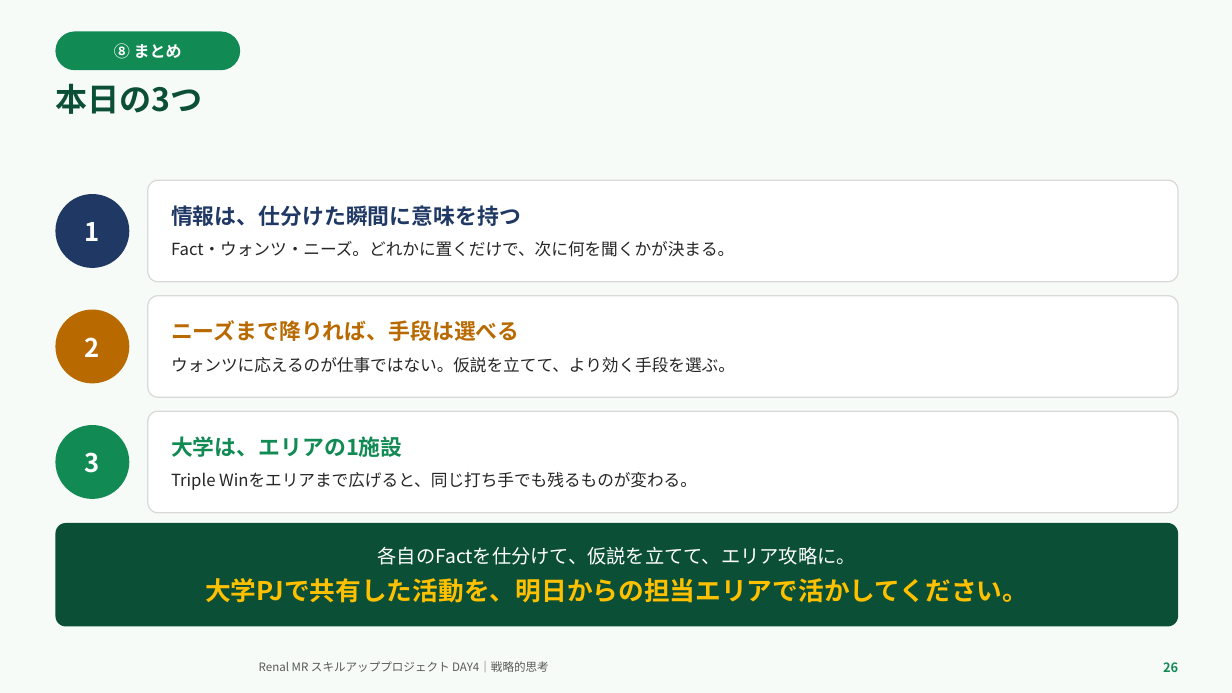
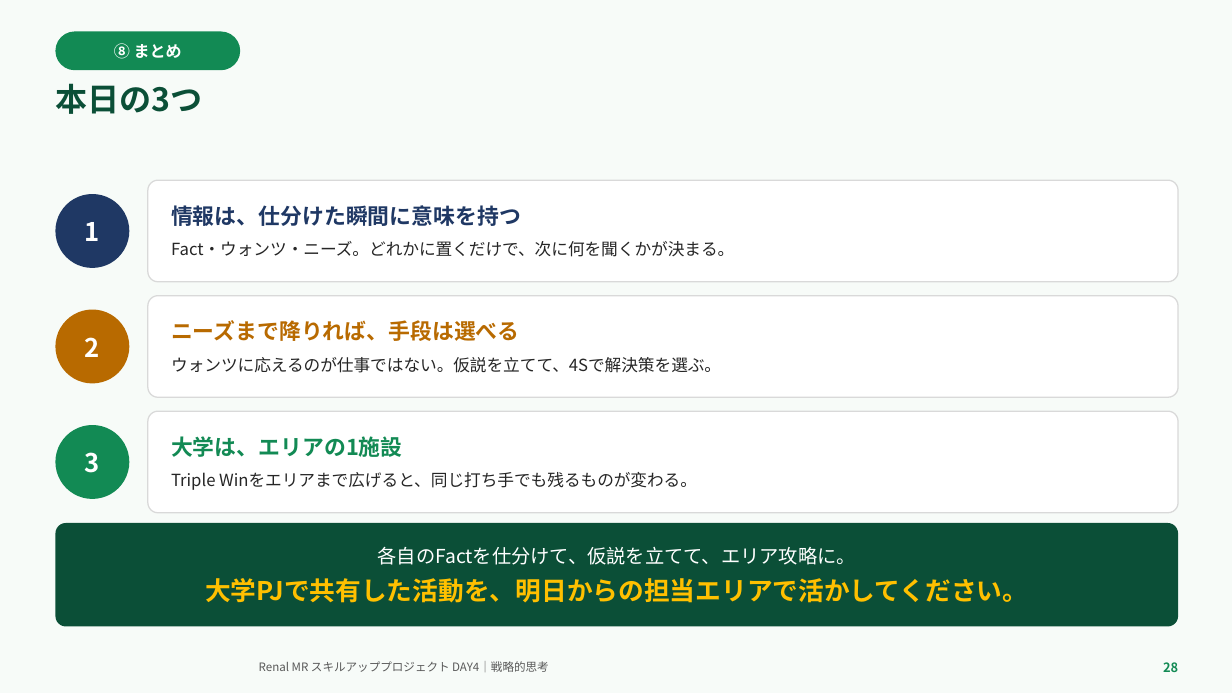
Before and after one commit to TAKUYA-1187/Claude, a slide deck: slide 28 of novartis_training/DAY4_ちょっと分かるだけで世界が変わる.pptx (slide 26 before the commit). Drawn at 1232x693 pixels with LibreOffice and Linux fonts; fonts in the diff are those of the drawing; background and template pictures are left out. Boxes give left, top, right and bottom in pixels: in the first picture for what was removed or moved away, otherwise in the second. Text is boxed around its words. In the diff, an @@ line names an element or a change of style, - is before the commit and + after.

```diff
--- a/novartis_training/DAY4_ちょっと分かるだけで世界が変わる.pptx
+++ b/novartis_training/DAY4_ちょっと分かるだけで世界が変わる.pptx
@@ text in rounded rectangle at box(171, 357, 721, 373): text changed @@
-ウォンツに応えるのが仕事ではない。仮説を立てて、より効く手段を選ぶ。
+ウォンツに応えるのが仕事ではない。仮説を立てて、4Sで解決策を選ぶ。
```
Also in this commit, not shown: 15 other slides changed, 6 slides added, 4 slides removed, 2 other files.
